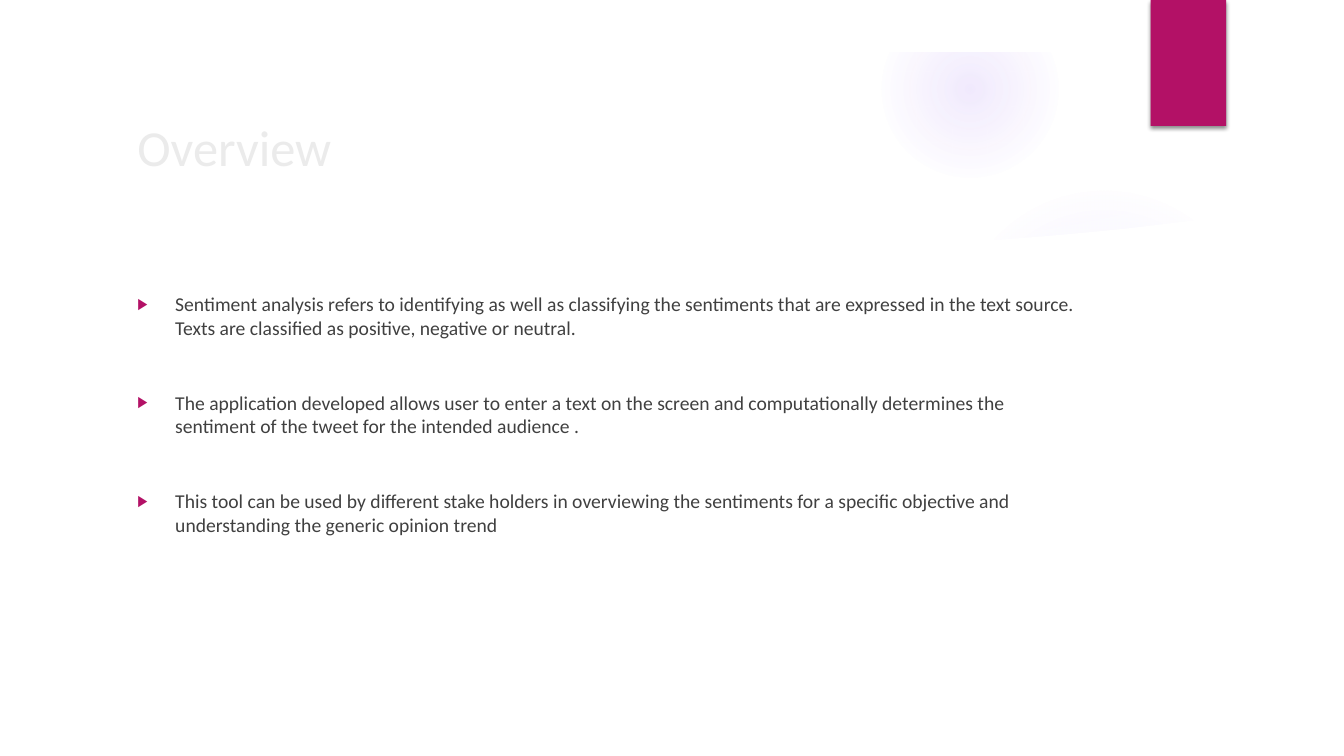
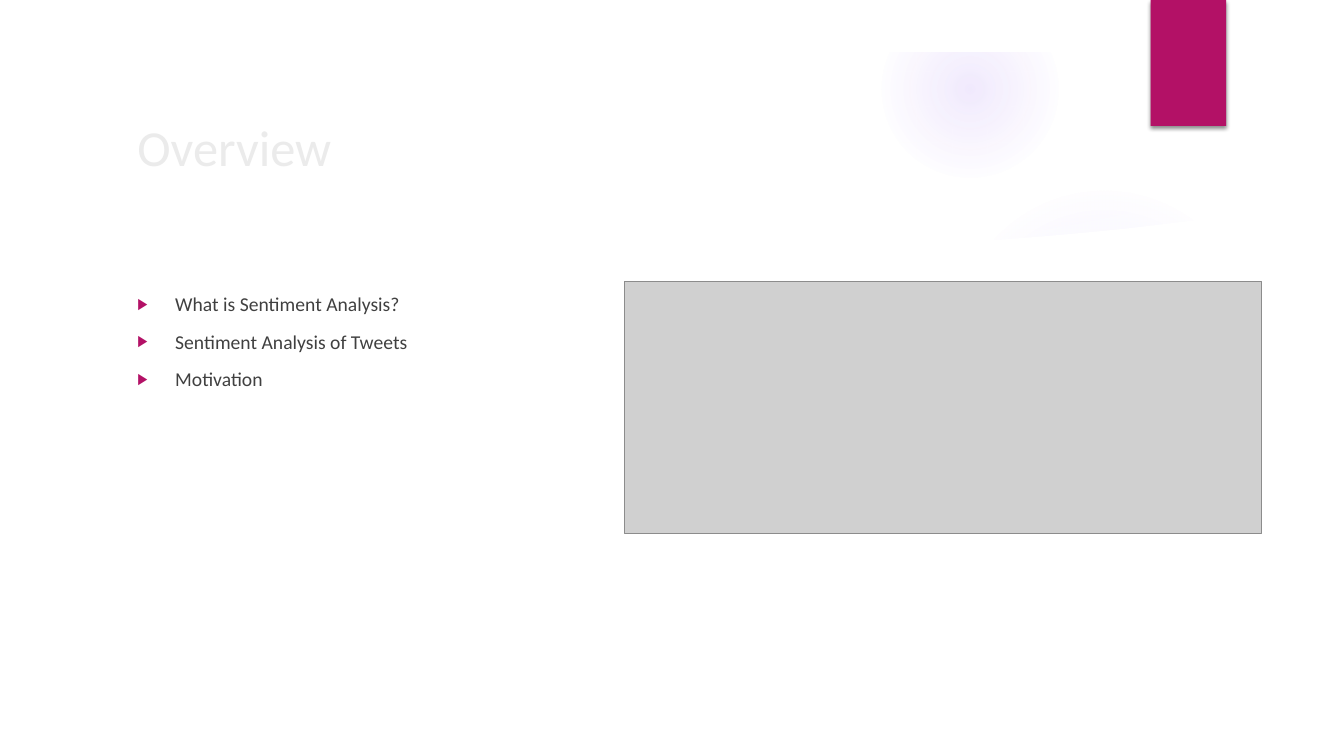
Before and after one commit to hyadav-x/cs410-groupx, a slide deck: slide 3 of CS410 - Text Information Systems - Final presentation.pptx. Drawn at 1344x756 pixels with LibreOffice and Linux fonts; fonts in the diff are those of the drawing; grey boxes stand for pictures; background and template pictures are left out. Boxes give left, top, right and bottom in pixels: in the first picture for what was removed or moved away, otherwise in the second. Text is boxed around its words. In the diff, an @@ line names an element or a change of style, - is before the commit and + after.

```diff
--- a/CS410 - Text Information Systems - Final presentation.pptx
+++ b/CS410 - Text Information Systems - Final presentation.pptx
@@ text at [175,297,407,386]: text changed @@
-▶ Sentiment analysis refers to identifying as well as classifying the sentiments that are expressed in the text source. Texts are classified as positive, negative or neutral.
-▶ The application developed allows user to enter a text on the screen and computationally determines the sentiment of the tweet for the intended audience .
-▶ This tool can be used by different stake holders in overviewing the sentiments for a specific objective and understanding the generic opinion trend
+▶ What is Sentiment Analysis?
+▶ Sentiment Analysis of Tweets
+▶ Motivation
@@ picture added at [625,281,1262,533] @@
```
Also in this commit, not shown: 4 other slides changed, 1 slide added, 1 slide removed.
